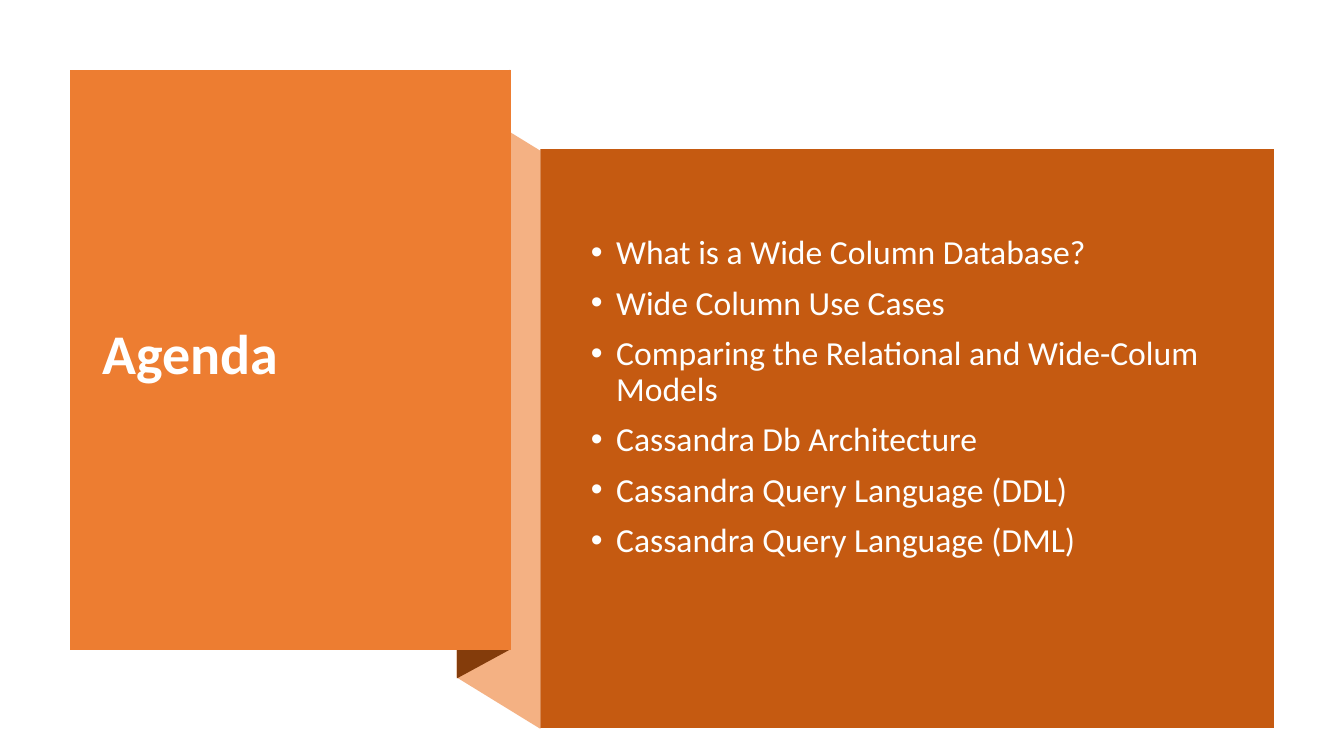
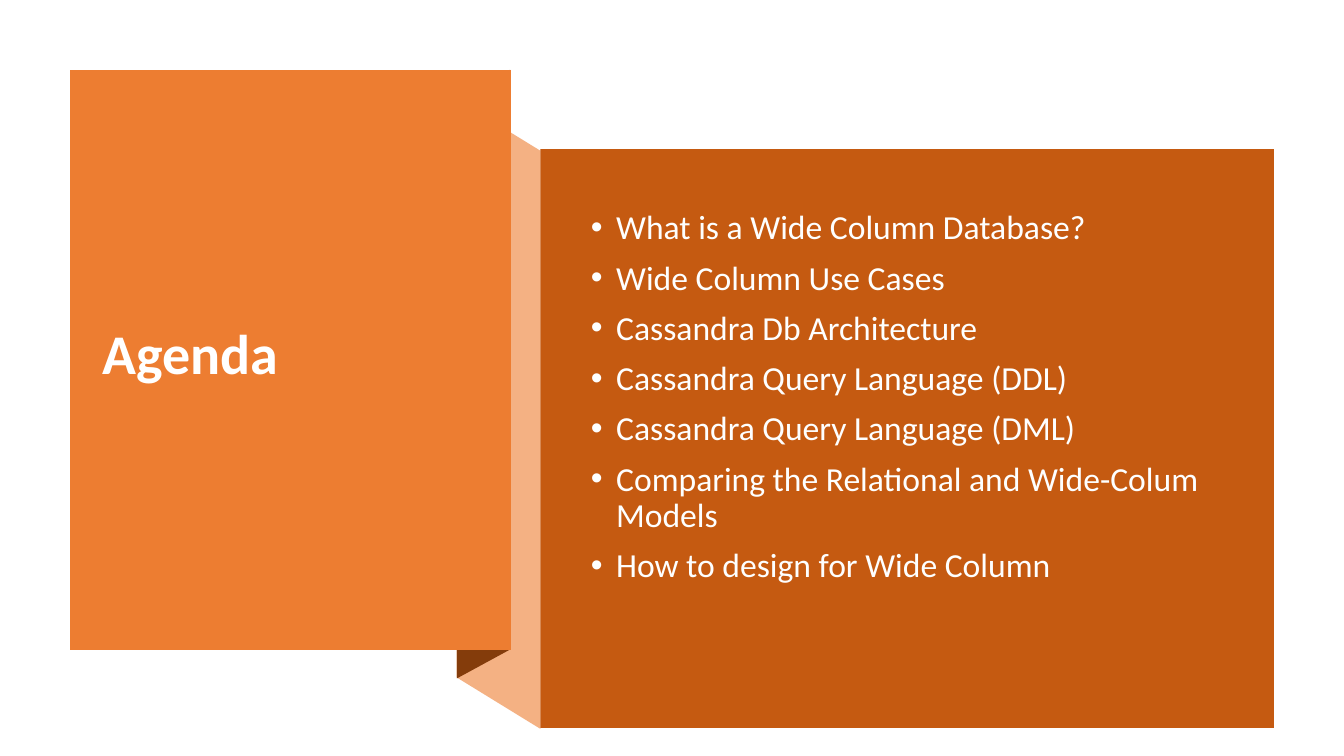
Before and after one commit to mafudge/ist769-old, a slide deck: slide 2 of content/G-Widecolumn/G-Widecolumn.pptx. Drawn at 1344x756 pixels with LibreOffice and Linux fonts; fonts in the diff are those of the drawing. Boxes give left, top, right and bottom in pixels: in the first picture for what was removed or moved away, otherwise in the second. Text is boxed around its words. In the diff, an @@ line names an element or a change of style, - is before the commit and + after.

```diff
--- a/content/G-Widecolumn/G-Widecolumn.pptx
+++ b/content/G-Widecolumn/G-Widecolumn.pptx
@@ text at (616,341,1198,402): paragraph removed @@
-• Comparing the Relational and Wide-Colum Models
@@ text at (616,467,1198,583): paragraphs added @@
+• Comparing the Relational and Wide-Colum Models
+• How to design for Wide Column
```
Also in this commit, not shown: 5 other slides changed, 67 slides added, 37 slides removed, 30 other files.
